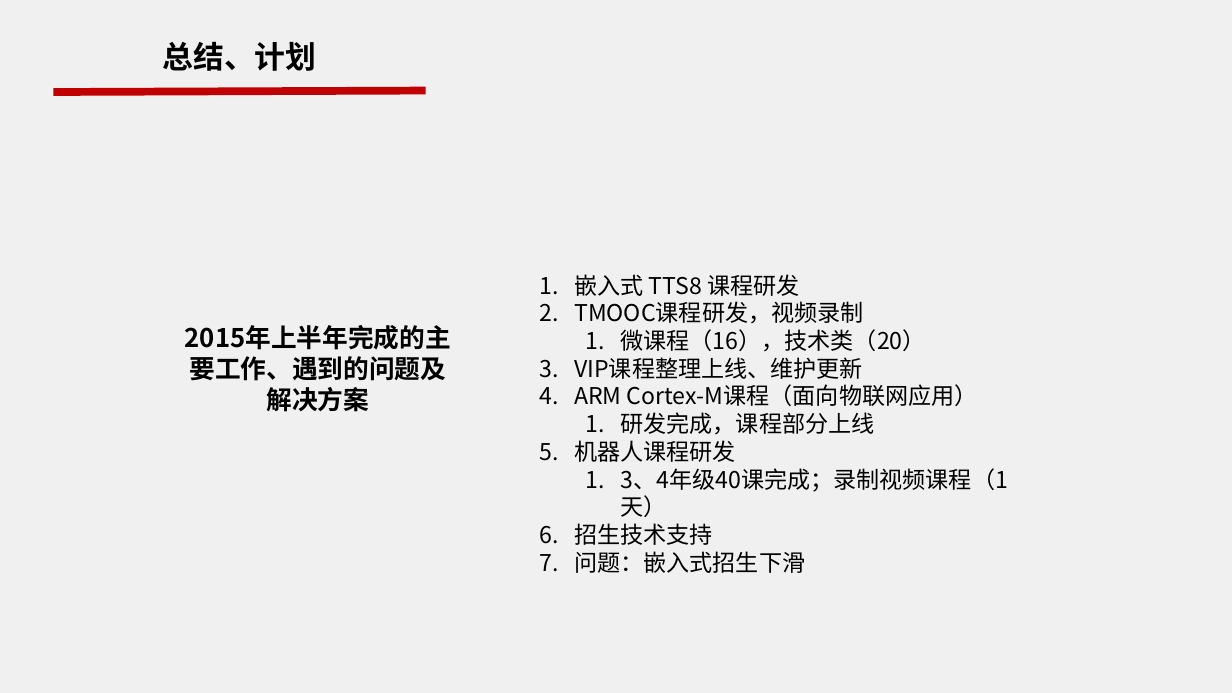
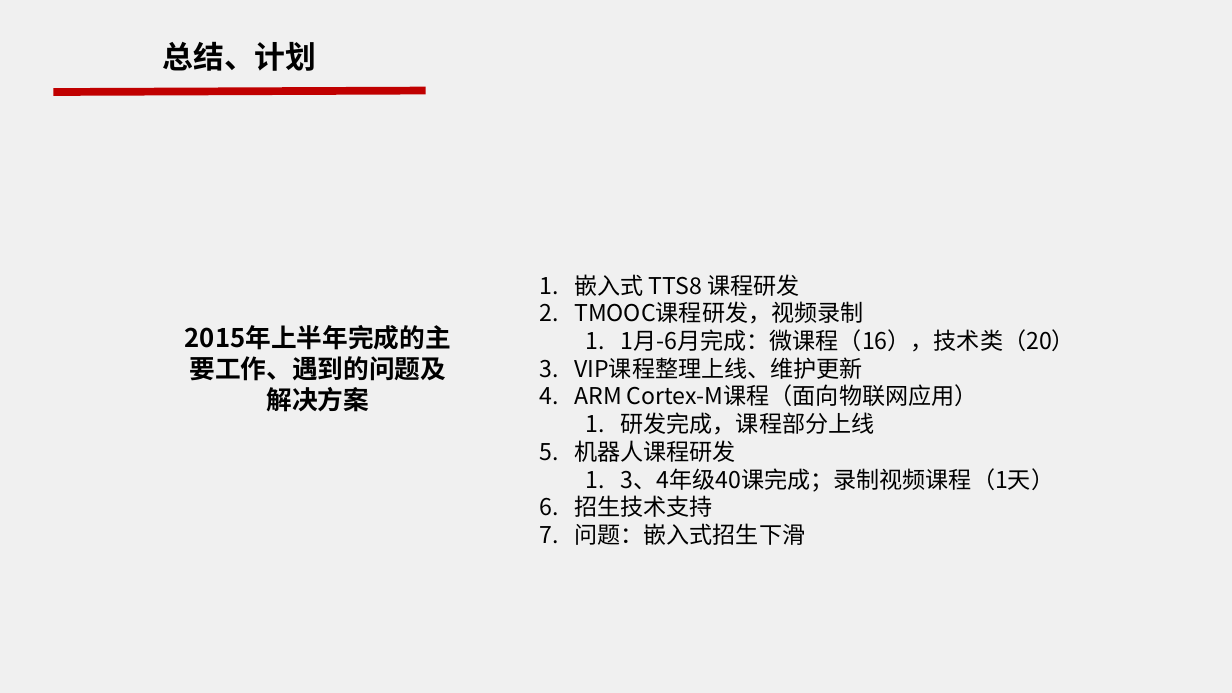
Before and after one commit to work-2015/work, a slide deck: slide 8 of 2015年中工作会/2015集团教学总监年中工作会_ESD_冯华.pptx. Drawn at 1232x693 pixels with LibreOffice and Linux fonts; fonts in the diff are those of the drawing; background and template pictures are left out. Boxes give left, top, right and bottom in pixels: in the first picture for what was removed or moved away, otherwise in the second. Text is boxed around its words. In the diff, an @@ line names an element or a change of style, - is before the commit and + after.

```diff
--- a/2015年中工作会/2015集团教学总监年中工作会_ESD_冯华.pptx
+++ b/2015年中工作会/2015集团教学总监年中工作会_ESD_冯华.pptx
@@ text at <box>620,329,1075,352</box>: text changed @@
-  1. 微课程（16），技术类（20）
+  1. 1月-6月完成：微课程（16），技术类（20）
```
Also in this commit, not shown: 3 other slides changed.
